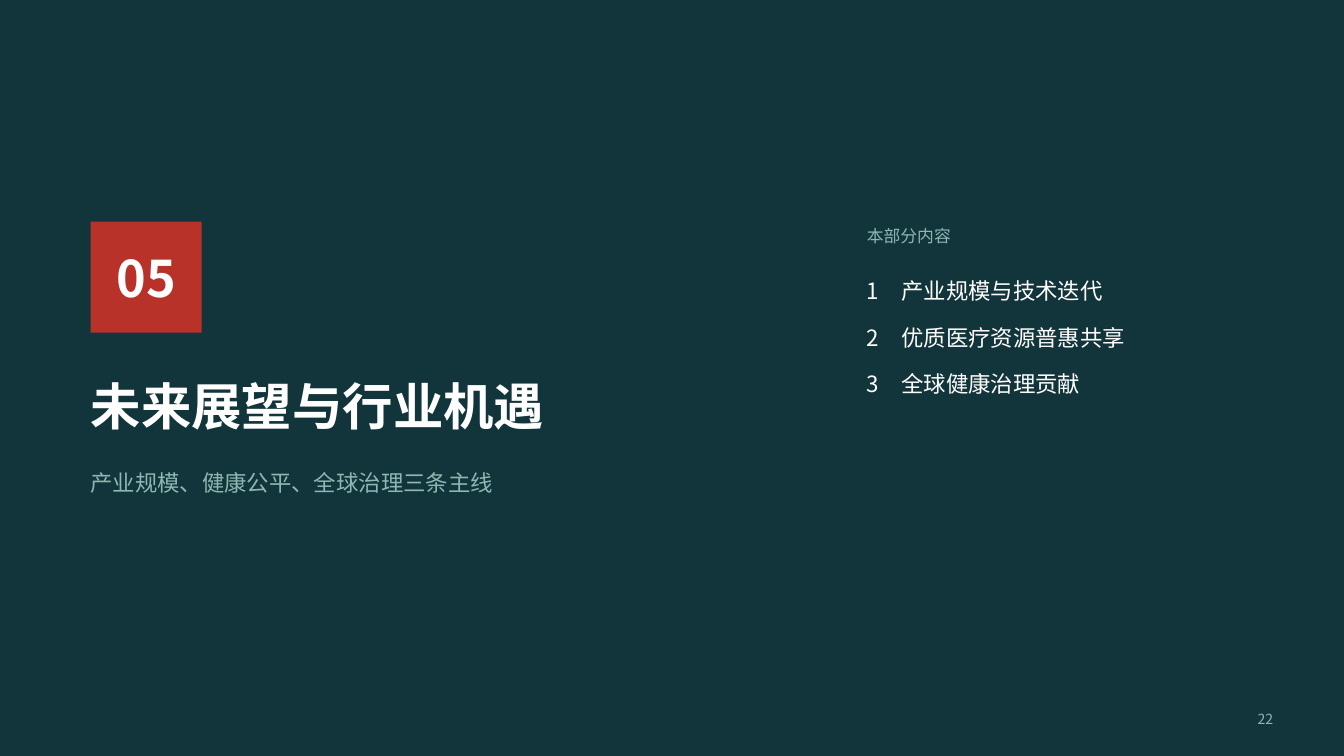
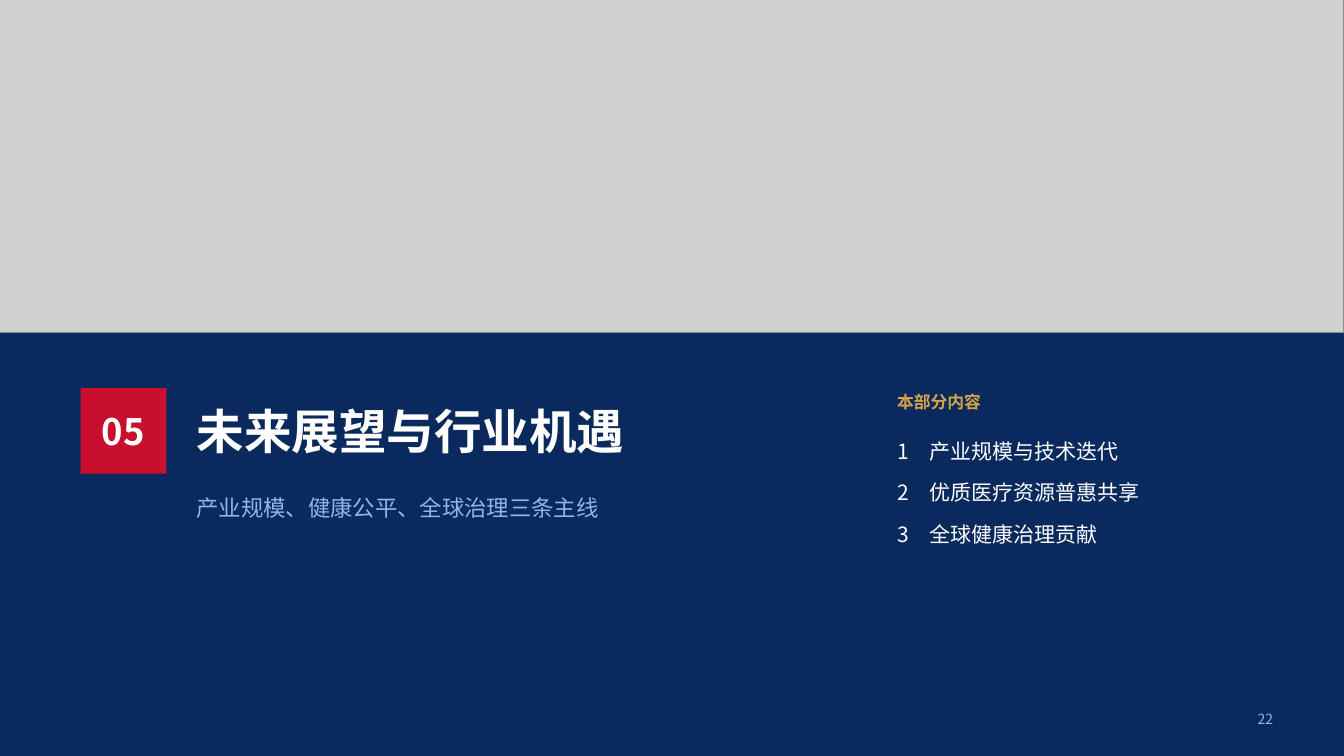
Before and after one commit to query11/test, a slide deck: slide 22 of AI新质生产力赋能中国式医疗现代化_优化版.pptx. Drawn at 1344x756 pixels with LibreOffice and Linux fonts; fonts in the diff are those of the drawing; grey boxes stand for pictures. Boxes give left, top, right and bottom in pixels: in the first picture for what was removed or moved away, otherwise in the second. Text is boxed around its words. In the diff, an @@ line names an element or a change of style, - is before the commit and + after.

```diff
--- a/AI新质生产力赋能中国式医疗现代化_优化版.pptx
+++ b/AI新质生产力赋能中国式医疗现代化_优化版.pptx
@@ background #12343B to #0A2A5E @@
@@ picture added at (0, 0, 1344, 333) @@
@@ rectangle "05": place and size @@
-rectangle "05" at (91, 222, 202, 333)
+rectangle "05" at (81, 388, 166, 474)
@@ rectangle "05" at (81, 388, 166, 474): size 36 to 26 pt; fill #B8322A to #C8102E @@
@@ title "未来展望与行业机遇": place and size @@
-title "未来展望与行业机遇" at (91, 382, 545, 430)
+title "未来展望与行业机遇" at (197, 408, 625, 454)
@@ title "未来展望与行业机遇" at (197, 408, 625, 454): size 36 to 34 pt @@
@@ text "本部分内容": place and size @@
-text "本部分内容" at (867, 228, 951, 244)
+text "本部分内容" at (897, 393, 981, 410)
@@ text "本部分内容" at (897, 393, 981, 410): text colour #8DB8B2 to #D4A447, bold on @@
@@ text "1 产业规模与技术迭代": place and size @@
-text "1 产业规模与技术迭代" at (867, 280, 1125, 394)
+text "1 产业规模与技术迭代" at (897, 441, 1140, 544)
@@ text "1 产业规模与技术迭代" at (897, 441, 1140, 544): size 16 to 15 pt; less space between paragraphs @@
@@ text "产业规模、健康公平、全球治理三条主线" at (197, 497, 599, 518): text colour #8DB8B2 to #8DB7E8 @@
@@ text "产业规模、健康公平、全球治理三条主线": place and size @@
-text "产业规模、健康公平、全球治理三条主线" at (91, 472, 493, 493)
+text "产业规模、健康公平、全球治理三条主线" at (197, 497, 599, 518)
@@ page number at (1258, 713, 1274, 724): text colour #8DB8B2 to #8DB7E8 @@
```
Also in this commit, not shown: 34 other slides changed, 2 slides added, 1 slide removed.
